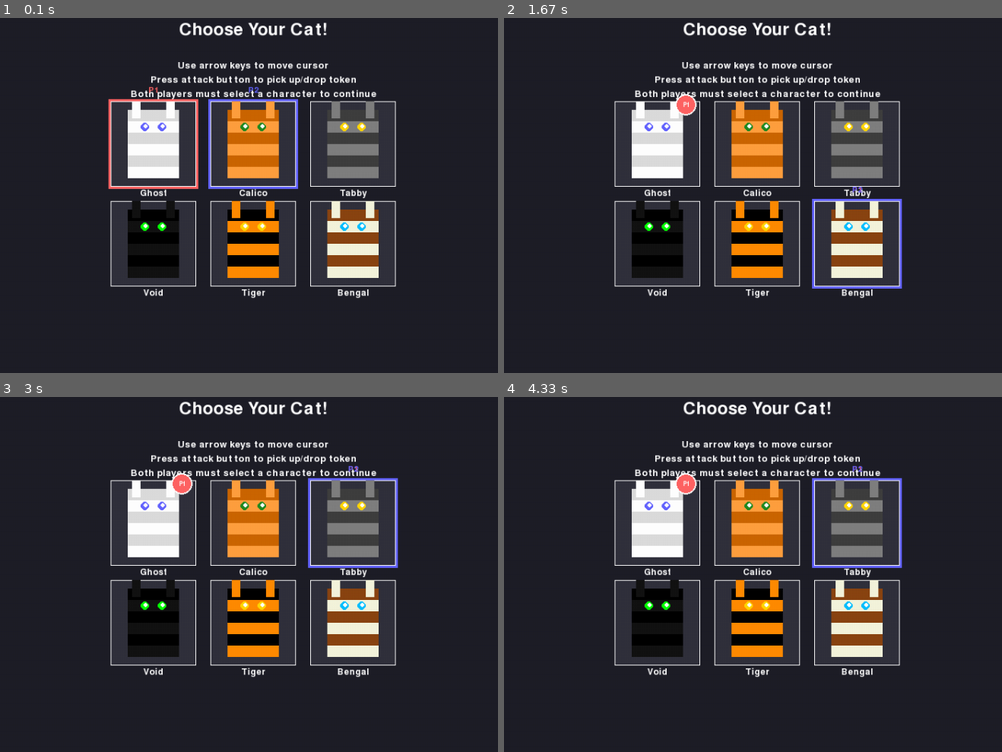
Above: before the commit, frames 1-4 (two rows, left to right).
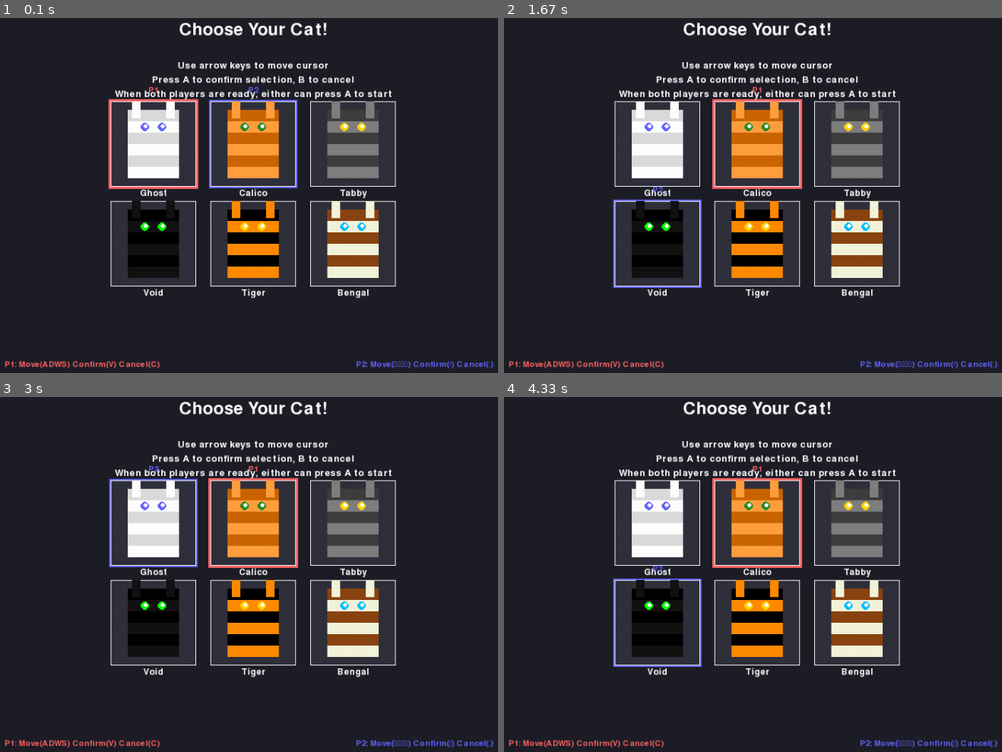
Above: after the commit, the same moments.

Repository: avidrucker/pycats
Game: pygame game, started from pycats/game.py
The game is run twice, just before and just after one commit, with the same random seed, the same clock (stepped at 60 frames per second) and the same inputs.
Inputs:
- Up to frame 1 (0.1 s): no input
- Up to frame 2 (1.67 s): tap V at 0.33 s; hold C 0.67-1.13 s; hold Right 0.67-1.13 s; hold D 0.67-1.13 s; tap / at 0.82 s; hold Right 1.17-1.63 s; hold D 1.17-1.63 s; tap C at 1.32 s
- Up to frame 3 (3 s): hold Up 1.67-1.97 s; hold W 1.67-1.97 s; tap V at 1.82 s; hold Right 2-2.47 s; hold D 2-2.47 s; tap / at 2.15 s; hold Left from 2.5 s (still down); hold A from 2.5 s (still down); tap C at 2.65 s
- Up to frame 4 (4.33 s): release Left at 3.03 s; release A at 3.03 s; hold Down 3.07-3.37 s; hold S 3.07-3.37 s; tap V at 3.22 s; hold Left 3.4-3.8 s; hold A 3.4-3.8 s; tap / at 3.55 s; hold Up 3.83-4.2 s; hold W 3.83-4.2 s; tap C at 3.98 s; hold Right from 4.23 s (still down); hold D from 4.23 s (still down)

The runs differ from the first frame. In frame 1, 2.1% of the frame differs, in the area x 0-100%, y 16-99%; in frame 2, 3.5%; in frame 3, 3.5%; in frame 4, 3.5%.

Commit message:
feat start confirm modal on character select screen

Diff:
--- a/pycats/char_select.py
+++ b/pycats/char_select.py
@@ -36,9 +36,17 @@
         self.p1_cursor = 0  # grid index
         self.p2_cursor = 1  # grid index
 
-        # Player tokens (which character they've selected, None if not selected)
-        self.p1_token = None
-        self.p2_token = None
+        # Player character selection (which character they've selected, None if not selected)
+        self.p1_selected = None
+        self.p2_selected = None
+
+        # Player confirmation status
+        self.p1_confirmed = False
+        self.p2_confirmed = False
+
+        # Game ready to start (after both confirmed)
+        self.show_start_screen = False
+        self.start_screen_delay = 0  # Frames to wait before allowing start input
 
         # Player controls
         self.p1_controls = p1_controls
@@ -53,83 +61,141 @@
                                             (CHAR_SELECT_GRID_COLS - 1) * CHAR_SELECT_TILE_SPACING)) // 2
         self.grid_start_y = 150  # Below title
 
-    def update(self, held_keys):
+    def update(self, held_keys, pressed_keys=None):
         """Update character selection based on player input."""
+        # If pressed_keys is not provided, fall back to held_keys for backward compatibility
+        if pressed_keys is None:
+            pressed_keys = held_keys
+
         # Decrease input cooldowns
         if self.p1_input_cooldown > 0:
             self.p1_input_cooldown -= 1
         if self.p2_input_cooldown > 0:
             self.p2_input_cooldown -= 1
 
-        # Handle P1 input
+        # Check if we should show start screen
+        if self.both_confirmed() and not self.show_start_screen:
+            self.show_start_screen = True
+            self.start_screen_delay = 5  # Wait 5 frames before allowing start input
+            # Reset input cooldowns when showing start screen to allow immediate input
+            self.p1_input_cooldown = 0
+            self.p2_input_cooldown = 0
+
+        # Decrease start screen delay
+        if self.start_screen_delay > 0:
+            self.start_screen_delay -= 1
+
+        # Handle start screen input
+        if self.show_start_screen:
+            if self.p1_input_cooldown == 0:
+                if self.p1_controls['special'] in pressed_keys:
+                    # Go back - unconfirm this player but keep selection
+                    self.p1_confirmed = False
+                    self.show_start_screen = False
+                    self.start_screen_delay = 0
+                    self.p1_input_cooldown = 15
+
+            if self.p2_input_cooldown == 0:
+                if self.p2_controls['special'] in pressed_keys:
+                    # Go back - unconfirm this player but keep selection
+                    self.p2_confirmed = False
+                    self.show_start_screen = False
+                    self.start_screen_delay = 0
+                    self.p2_input_cooldown = 15
+            # Don't return here - let the main game loop handle A presses for starting
+            return
+
+        # Handle P1 input (character selection)
         if self.p1_input_cooldown == 0:
-            if self.p1_controls['left'] in held_keys:
-                self.p1_cursor = max(0, self.p1_cursor - 1)
-                self.p1_input_cooldown = 10
-            elif self.p1_controls['right'] in held_keys:
-                self.p1_cursor = min(len(self.characters) - 1, self.p1_cursor + 1)
-                self.p1_input_cooldown = 10
-            elif self.p1_controls['up'] in held_keys:
-                new_cursor = self.p1_cursor - CHAR_SELECT_GRID_COLS
-                if new_cursor >= 0:
-                    self.p1_cursor = new_cursor
-                self.p1_input_cooldown = 10
-            elif self.p1_controls['down'] in held_keys:
-                new_cursor = self.p1_cursor + CHAR_SELECT_GRID_COLS
-                if new_cursor < len(self.characters):
-                    self.p1_cursor = new_cursor
-                self.p1_input_cooldown = 10
-            elif self.p1_controls['attack'] in held_keys:
-                self._handle_p1_token_action()
-                self.p1_input_cooldown = 15
-
-        # Handle P2 input
+            # Movement (only if not confirmed)
+            if not self.p1_confirmed:
+                if self.p1_controls['left'] in pressed_keys:
+                    self.p1_cursor = max(0, self.p1_cursor - 1)
+                    self.p1_input_cooldown = 10
+                elif self.p1_controls['right'] in pressed_keys:
+                    self.p1_cursor = min(len(self.characters) - 1, self.p1_cursor + 1)
+                    self.p1_input_cooldown = 10
+                elif self.p1_controls['up'] in pressed_keys:
+                    new_cursor = self.p1_cursor - CHAR_SELECT_GRID_COLS
+                    if new_cursor >= 0:
+                        self.p1_cursor = new_cursor
+                    self.p1_input_cooldown = 10
+                elif self.p1_controls['down'] in pressed_keys:
+                    new_cursor = self.p1_cursor + CHAR_SELECT_GRID_COLS
+                    if new_cursor < len(self.characters):
+                        self.p1_cursor = new_cursor
+                    self.p1_input_cooldown = 10
+                elif self.p1_controls['attack'] in pressed_keys:
+                    # Confirm selection
+                    self.p1_selected = self.characters[self.p1_cursor]
+                    self.p1_confirmed = True
+                    self.p1_input_cooldown = 15
+            else:
+                # If confirmed, B (special) cancels selection
+                if self.p1_controls['special'] in pressed_keys:
+                    self.p1_confirmed = False
+                    self.p1_selected = None
+                    self.p1_input_cooldown = 15
+
+        # Handle P2 input (character selection)
         if self.p2_input_cooldown == 0:
-            if self.p2_controls['left'] in held_keys:
-                self.p2_cursor = max(0, self.p2_cursor - 1)
-                self.p2_input_cooldown = 10
-            elif self.p2_controls['right'] in held_keys:
-                self.p2_cursor = min(len(self.characters) - 1, self.p2_cursor + 1)
-                self.p2_input_cooldown = 10
-            elif self.p2_controls['up'] in held_keys:
-                new_cursor = self.p2_cursor - CHAR_SELECT_GRID_COLS
-                if new_cursor >= 0:
-                    self.p2_cursor = new_cursor
-                self.p2_input_cooldown = 10
-            elif self.p2_controls['down'] in held_keys:
-                new_cursor = self.p2_cursor + CHAR_SELECT_GRID_COLS
-                if new_cursor < len(self.characters):
-                    self.p2_cursor = new_cursor
-                self.p2_input_cooldown = 10
-            elif self.p2_controls['attack'] in held_keys:
-                self._handle_p2_token_action()
-                self.p2_input_cooldown = 15
-
-    def _handle_p1_token_action(self):
-        """Handle P1 token pickup/drop."""
-        if self.p1_token is None:
-            # Pick up token at current cursor
-            self.p1_token = self.characters[self.p1_cursor]
-        else:
-            # Drop token at current cursor
-            self.p1_token = None
-
-    def _handle_p2_token_action(self):
-        """Handle P2 token pickup/drop."""
-        if self.p2_token is None:
-            # Pick up token at current cursor
-            self.p2_token = self.characters[self.p2_cursor]
-        else:
-            # Drop token at current cursor
-            self.p2_token = None
-
-    def both_ready(self):
-        """Check if both players have selected characters."""
-        return self.p1_token is not None and self.p2_token is not None
+            # Movement (only if not confirmed)
+            if not self.p2_confirmed:
+                if self.p2_controls['left'] in pressed_keys:
+                    self.p2_cursor = max(0, self.p2_cursor - 1)
+                    self.p2_input_cooldown = 10
+                elif self.p2_controls['right'] in pressed_keys:
+                    self.p2_cursor = min(len(self.characters) - 1, self.p2_cursor + 1)
+                    self.p2_input_cooldown = 10
+                elif self.p2_controls['up'] in pressed_keys:
+                    new_cursor = self.p2_cursor - CHAR_SELECT_GRID_COLS
+                    if new_cursor >= 0:
+                        self.p2_cursor = new_cursor
+                    self.p2_input_cooldown = 10
+                elif self.p2_controls['down'] in pressed_keys:
+                    new_cursor = self.p2_cursor + CHAR_SELECT_GRID_COLS
+                    if new_cursor < len(self.characters):
+                        self.p2_cursor = new_cursor
+                    self.p2_input_cooldown = 10
+                elif self.p2_controls['attack'] in pressed_keys:
+                    # Confirm selection
+                    self.p2_selected = self.characters[self.p2_cursor]
+                    self.p2_confirmed = True
+                    self.p2_input_cooldown = 15
+            else:
+                # If confirmed, B (special) cancels selection
+                if self.p2_controls['special'] in pressed_keys:
+                    self.p2_confirmed = False
+                    self.p2_selected = None
+                    self.p2_input_cooldown = 15
+
+    def both_confirmed(self):
+        """Check if both players have confirmed their character selection."""
+        return self.p1_confirmed and self.p2_confirmed
 
     def get_selected_characters(self):
         """Get the selected characters for both players."""
-        return self.p1_token, self.p2_token
+        return self.p1_selected, self.p2_selected
+
+    def can_start_game(self):
+        """Check if the game can start (both players confirmed)."""
+        return self.both_confirmed()
+
+    def ready_to_start(self, pressed_keys):
+        """Check if either player pressed A to start the game (only when start screen is shown)."""
+        if not self.show_start_screen or self.start_screen_delay > 0:
+            return False
+
+        # Only start if attack key is pressed (fresh press) AND input cooldown is 0
+        can_start = False
+        if self.p1_input_cooldown == 0 and self.p1_controls['attack'] in pressed_keys:
+            can_start = True
+            self.p1_input_cooldown = 15  # Prevent multiple presses
+        elif self.p2_input_cooldown == 0 and self.p2_controls['attack'] in pressed_keys:
+            can_start = True
+            self.p2_input_cooldown = 15  # Prevent multiple presses
+
+        return can_start
 
     def _grid_pos_to_screen_pos(self, grid_index):
         """Convert grid index to screen position."""
@@ -204,8 +270,8 @@
         instruction_font = pygame.font.SysFont(None, CHAR_SELECT_INSTRUCTION_SIZE)
         instructions = [
             "Use arrow keys to move cursor",
-            "Press attack button to pick up/drop token",
-            "Both players must select a character to continue"
+            "Press A to confirm selection, B to cancel",
+            "When both players are ready, either can press A to start"
         ]
 
         for i, instruction in enumerate(instructions):
@@ -232,37 +298,41 @@
                                                   y + CHAR_SELECT_TILE_SIZE + 10))
             screen.blit(name_text, name_rect)
 
-        # Draw cursors
-        self._draw_cursor(screen, self.p1_cursor, (255, 100, 100), "P1")  # Red
-        self._draw_cursor(screen, self.p2_cursor, (100, 100, 255), "P2")  # Blue
-
-        # Draw tokens
-        if self.p1_token is not None:
-            token_char_idx = self.characters.index(self.p1_token)
-            self._draw_token(screen, token_char_idx, (255, 100, 100), "P1")
-
-        if self.p2_token is not None:
-            token_char_idx = self.characters.index(self.p2_token)
-            self._draw_token(screen, token_char_idx, (100, 100, 255), "P2")
-
-        # Ready indicator
-        if self.both_ready():
-            ready_font = pygame.font.SysFont(None, 32)
-            ready_text = ready_font.render("Both players ready! Press any key to start...",
-                                         True, (100, 255, 100))
-            ready_rect = ready_text.get_rect(center=(SCREEN_WIDTH // 2, SCREEN_HEIGHT - 30))
-            screen.blit(ready_text, ready_rect)
-
-    def _draw_cursor(self, screen, cursor_pos, color, label):
+        # Draw cursors (only if not confirmed)
+        if not self.p1_confirmed:
+            self._draw_cursor(screen, self.p1_cursor, (255, 100, 100), "P1", large=True)  # Red, large
+        if not self.p2_confirmed:
+            self._draw_cursor(screen, self.p2_cursor, (100, 100, 255), "P2", large=False)  # Blue, small
+
+        # Draw selection confirmations
+        if self.p1_confirmed and self.p1_selected:
+            selected_idx = self.characters.index(self.p1_selected)
+            self._draw_confirmation(screen, selected_idx, (255, 100, 100), "P1 ✓")
+
+        if self.p2_confirmed and self.p2_selected:
+            selected_idx = self.characters.index(self.p2_selected)
+            self._draw_confirmation(screen, selected_idx, (100, 100, 255), "P2 ✓")
+
+        # Control instructions at bottom
+        self._draw_control_instructions(screen)
+
+        # Start overlay (if both players are confirmed)
+        if self.show_start_screen:
+            self._draw_start_overlay(screen)
+
+    def _draw_cursor(self, screen, cursor_pos, color, label, large=True):
         """Draw a player's cursor around a tile."""
         x, y = self._grid_pos_to_screen_pos(cursor_pos)
 
+        # Different cursor widths based on player
+        cursor_width = CHAR_SELECT_CURSOR_WIDTH if large else CHAR_SELECT_CURSOR_WIDTH - 1
+
         # Draw cursor border
-        cursor_rect = pygame.Rect(x - CHAR_SELECT_CURSOR_WIDTH,
-                                 y - CHAR_SELECT_CURSOR_WIDTH,
-                                 CHAR_SELECT_TILE_SIZE + 2 * CHAR_SELECT_CURSOR_WIDTH,
-                                 CHAR_SELECT_TILE_SIZE + 2 * CHAR_SELECT_CURSOR_WIDTH)
-        pygame.draw.rect(screen, color, cursor_rect, CHAR_SELECT_CURSOR_WIDTH)
+        cursor_rect = pygame.Rect(x - cursor_width,
+                                 y - cursor_width,
+                                 CHAR_SELECT_TILE_SIZE + 2 * cursor_width,
+                                 CHAR_SELECT_TILE_SIZE + 2 * cursor_width)
+        pygame.draw.rect(screen, color, cursor_rect, cursor_width)
 
         # Draw player label
         label_font = pygame.font.SysFont(None, 16)
@@ -271,20 +341,87 @@
                                                 y - 15))
         screen.blit(label_text, label_rect)
 
-    def _draw_token(self, screen, token_pos, color, label):
-        """Draw a player's token on a tile."""
-        x, y = self._grid_pos_to_screen_pos(token_pos)
-
-        # Draw token as a circle in the corner
-        token_x = x + CHAR_SELECT_TILE_SIZE - CHAR_SELECT_TOKEN_SIZE - 5
-        token_y = y + 5
-
-        pygame.draw.circle(screen, color, (token_x, token_y), CHAR_SELECT_TOKEN_SIZE)
-        pygame.draw.circle(screen, WHITE, (token_x, token_y), CHAR_SELECT_TOKEN_SIZE,
-                          CHAR_SELECT_TOKEN_BORDER_WIDTH)
-
-        # Draw label inside token
-        token_font = pygame.font.SysFont(None, 12)
-        token_text = token_font.render(label, True, WHITE)
-        token_text_rect = token_text.get_rect(center=(token_x, token_y))
-        screen.blit(token_text, token_text_rect)
+    def _draw_confirmation(self, screen, char_pos, color, label):
+        """Draw a confirmation checkmark on a selected character."""
+        x, y = self._grid_pos_to_screen_pos(char_pos)
+
+        # Draw thick border to show selection
+        confirm_rect = pygame.Rect(x - 2, y - 2,
+                                  CHAR_SELECT_TILE_SIZE + 4,
+                                  CHAR_SELECT_TILE_SIZE + 4)
+        pygame.draw.rect(screen, color, confirm_rect, 4)
+
+        # Draw confirmation label
+        confirm_font = pygame.font.SysFont(None, 20)
+        confirm_text = confirm_font.render(label, True, color)
+        confirm_rect = confirm_text.get_rect(center=(x + CHAR_SELECT_TILE_SIZE // 2,
+                                                   y + CHAR_SELECT_TILE_SIZE + 30))
+        screen.blit(confirm_text, confirm_rect)
+
+    def _draw_control_instructions(self, screen):
+        """Draw control instructions at the bottom of the screen."""
+        control_font = pygame.font.SysFont(None, 16)
+
+        # Convert key constants to readable strings
+        key_names = {
+            pygame.K_a: "A", pygame.K_d: "D", pygame.K_w: "W", pygame.K_s: "S",
+            pygame.K_v: "V", pygame.K_c: "C", pygame.K_x: "X",
+            pygame.K_LEFT: "←", pygame.K_RIGHT: "→", pygame.K_UP: "↑", pygame.K_DOWN: "↓",
+            pygame.K_SLASH: "/", pygame.K_PERIOD: ".", pygame.K_COMMA: ","
+        }
+
+        # P1 controls
+        p1_move_keys = f"{key_names.get(self.p1_controls['left'], '?')}{key_names.get(self.p1_controls['right'], '?')}{key_names.get(self.p1_controls['up'], '?')}{key_names.get(self.p1_controls['down'], '?')}"
+        p1_attack_key = key_names.get(self.p1_controls['attack'], '?')
+        p1_special_key = key_names.get(self.p1_controls['special'], '?')
+
+        p1_text = f"P1: Move({p1_move_keys}) Confirm({p1_attack_key}) Cancel({p1_special_key})"
+        p1_surface = control_font.render(p1_text, True, (255, 100, 100))
+        p1_rect = p1_surface.get_rect(center=(SCREEN_WIDTH // 4, SCREEN_HEIGHT - 20))
+        screen.blit(p1_surface, p1_rect)
+
+        # P2 controls
+        p2_move_keys = f"{key_names.get(self.p2_controls['left'], '?')}{key_names.get(self.p2_controls['right'], '?')}{key_names.get(self.p2_controls['up'], '?')}{key_names.get(self.p2_controls['down'], '?')}"
+        p2_attack_key = key_names.get(self.p2_controls['attack'], '?')
+        p2_special_key = key_names.get(self.p2_controls['special'], '?')
+
+        p2_text = f"P2: Move({p2_move_keys}) Confirm({p2_attack_key}) Cancel({p2_special_key})"
+        p2_surface = control_font.render(p2_text, True, (100, 100, 255))
+        p2_rect = p2_surface.get_rect(center=(3 * SCREEN_WIDTH // 4, SCREEN_HEIGHT - 20))
+        screen.blit(p2_surface, p2_rect)
+
+    def _draw_start_overlay(self, screen):
+        """Draw the start overlay that partially obscures the grid when both players are confirmed."""
+        # Create a semi-transparent overlay
+        overlay_surface = pygame.Surface((SCREEN_WIDTH, SCREEN_HEIGHT))
+        overlay_surface.set_alpha(128)  # 50% transparency
+        overlay_surface.fill((0, 0, 0))
+        screen.blit(overlay_surface, (0, 0))
+
+        # Calculate center position for the start box
+        box_width = 400
+        box_height = 150
+        box_x = (SCREEN_WIDTH - box_width) // 2
+        box_y = (SCREEN_HEIGHT - box_height) // 2
+
+        # Draw the start box background
+        start_box = pygame.Rect(box_x, box_y, box_width, box_height)
+        pygame.draw.rect(screen, (40, 40, 50), start_box)
+        pygame.draw.rect(screen, (100, 255, 100), start_box, 3)
+
+        # Draw "START" text
+        start_font = pygame.font.SysFont(None, 48)
+        start_text = start_font.render("START", True, (100, 255, 100))
+        start_rect = start_text.get_rect(center=(SCREEN_WIDTH // 2, box_y + 40))
+        screen.blit(start_text, start_rect)
+
+        # Draw instruction text
+        instruction_font = pygame.font.SysFont(None, 24)
+        instruction_text = instruction_font.render("Press A to start the match", True, WHITE)
+        instruction_rect = instruction_text.get_rect(center=(SCREEN_WIDTH // 2, box_y + 80))
+        screen.blit(instruction_text, instruction_rect)
+
+        # Draw cancel instruction
+        cancel_text = instruction_font.render("Press B to go back", True, WHITE)
+        cancel_rect = cancel_text.get_rect(center=(SCREEN_WIDTH // 2, box_y + 110))
+        screen.blit(cancel_text, cancel_rect)
--- a/pycats/game.py
+++ b/pycats/game.py
@@ -504,14 +504,16 @@
                 game_state = "char_select"
                 winner = None
                 loser = None
-            elif game_state == "char_select" and char_selector.both_ready():
-                # Both players ready, start game
-                create_players_from_selection()
-                game_state = "playing"
 
     if game_state == "char_select":
         # Character selection screen
-        char_selector.update(frame_input.held)
+        char_selector.update(frame_input.held, frame_input.pressed)
+
+        # Check if ready to start game (only when start overlay is shown and A is pressed)
+        if char_selector.show_start_screen and char_selector.ready_to_start(frame_input.pressed):
+            create_players_from_selection()
+            game_state = "playing"
+
         char_selector.render(screen)
 
     elif game_state == "playing":
